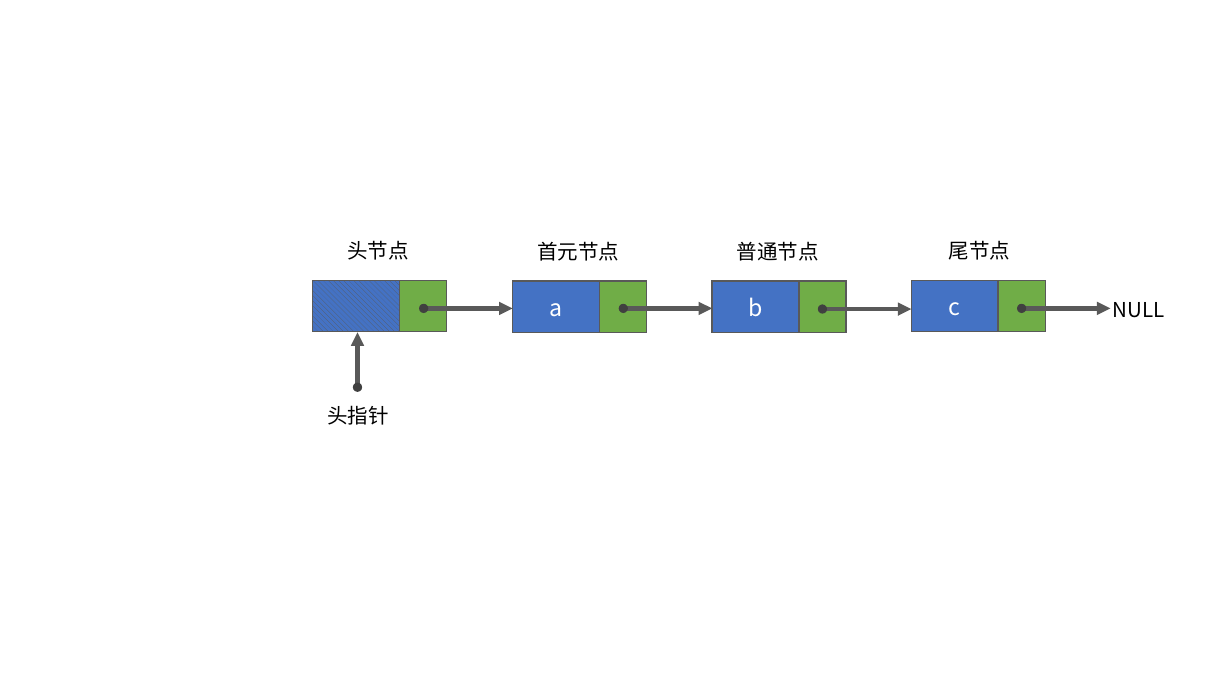
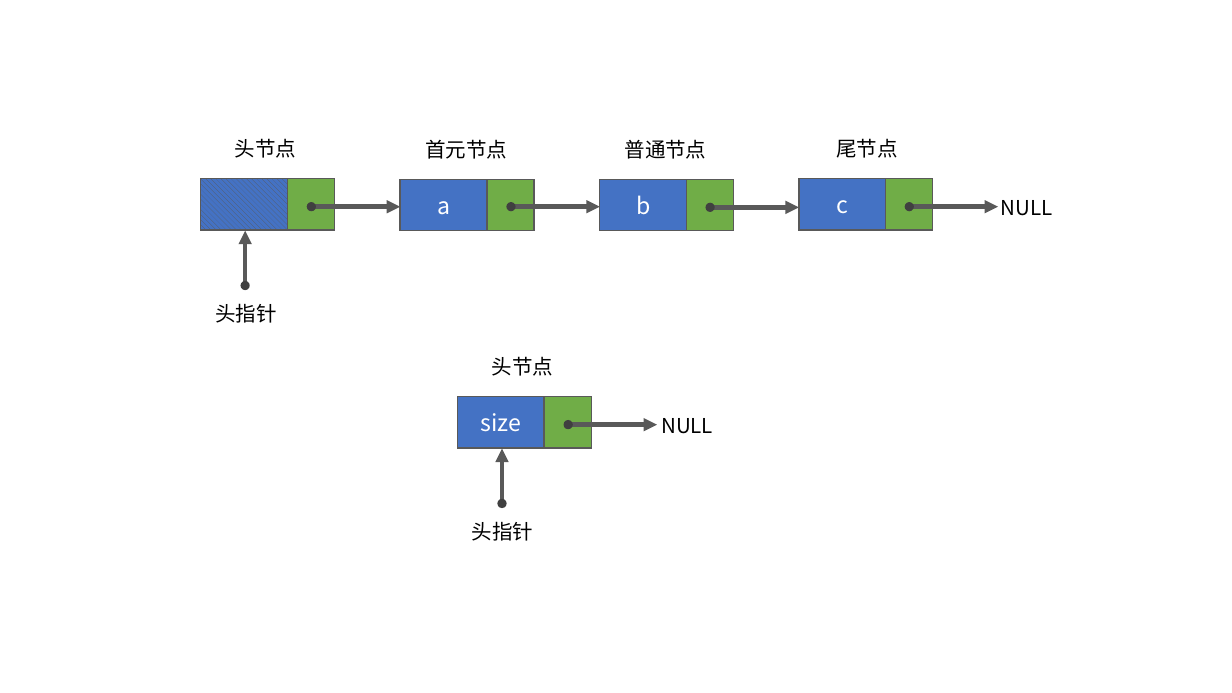
Before and after one commit to vistar-terry/algorithm-cradle, a slide deck: slide 3 of data-structure-and-algorithm/2.线性表/线性表示意图.pptx. Drawn at 1232x693 pixels with LibreOffice and Linux fonts; fonts in the diff are those of the drawing. Boxes give left, top, right and bottom in pixels: in the first picture for what was removed or moved away, otherwise in the second. Text is boxed around its words. In the diff, an @@ line names an element or a change of style, - is before the commit and + after.

```diff
--- a/data-structure-and-algorithm/2.线性表/线性表示意图.pptx
+++ b/data-structure-and-algorithm/2.线性表/线性表示意图.pptx
@@ 4 rectangles, 4 ellipses, 3 texts, 3 arrows: place and size @@
-4 rectangles, 4 ellipses, 3 texts, 3 arrows at [313, 241, 1165, 425]
+4 rectangles, 4 ellipses, 3 texts, 3 arrows at [201, 139, 1053, 323]
@@ 4 rectangles, 1 text, 1 arrow, 1 ellipse: place and size @@
-4 rectangles, 1 text, 1 arrow, 1 ellipse at [358, 241, 825, 386]
+4 rectangles, 1 text, 1 arrow, 1 ellipse at [245, 139, 713, 285]
@@ 2 texts, 1 arrow: place and size @@
-2 texts, 1 arrow at [347, 240, 1010, 310]
+2 texts, 1 arrow at [235, 138, 897, 207]
@@ group added at [457, 356, 713, 541]: 3 texts, 2 rectangles, 2 arrows, 2 ellipses @@
+size
+头指针
+头节点
+NULL
```
Also in this commit, not shown: 1 other slide changed, 1 slide added, 12 other files.
